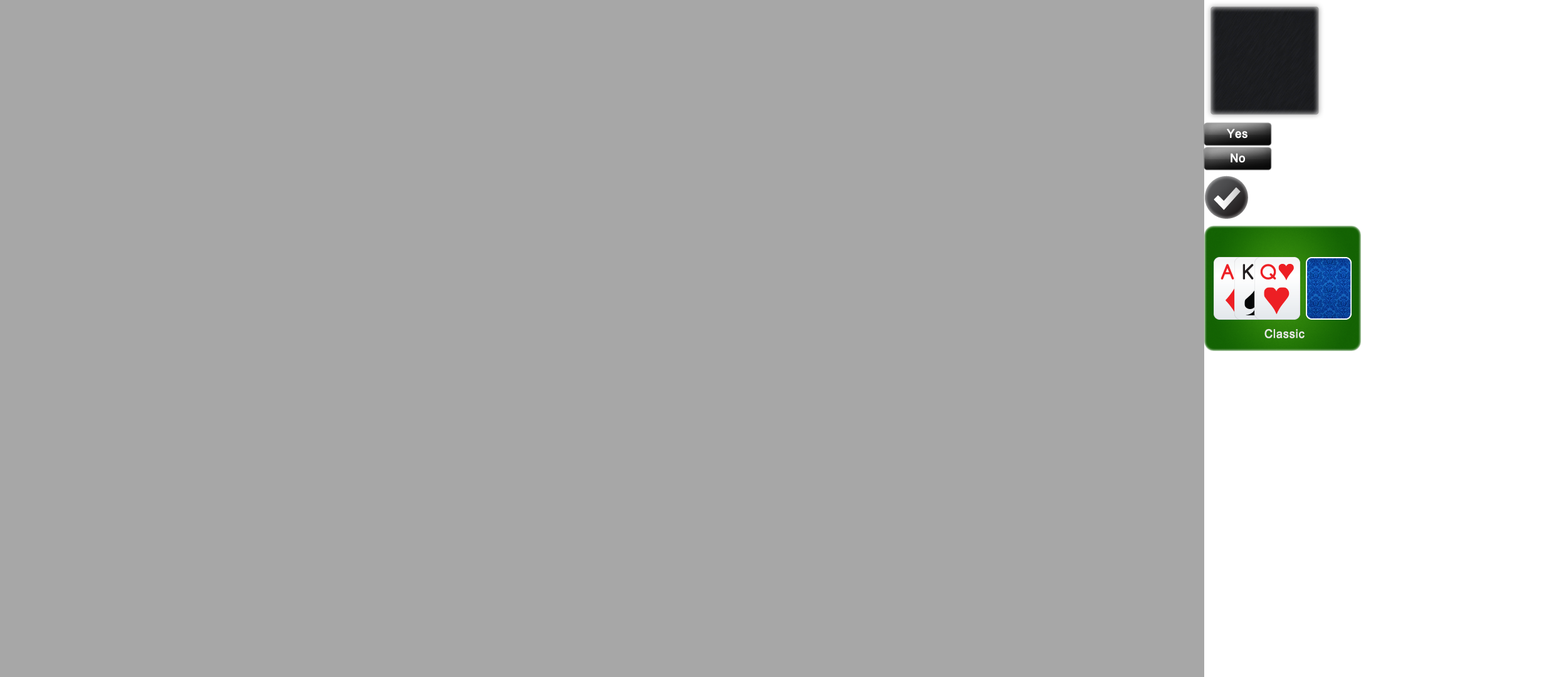
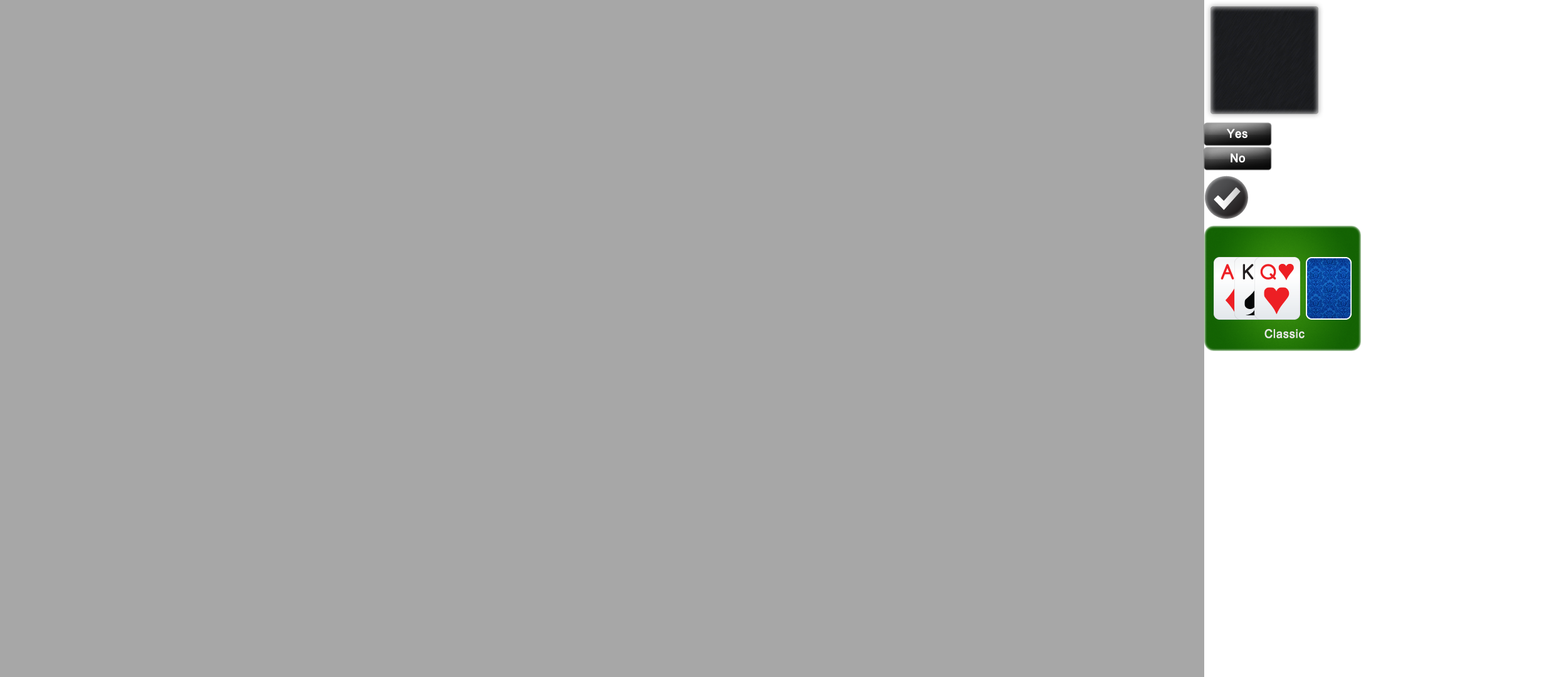
Layers edited between the first and the second 1568×677 image:
painted on "Shape 1" over 1210, 6, 1320, 115
